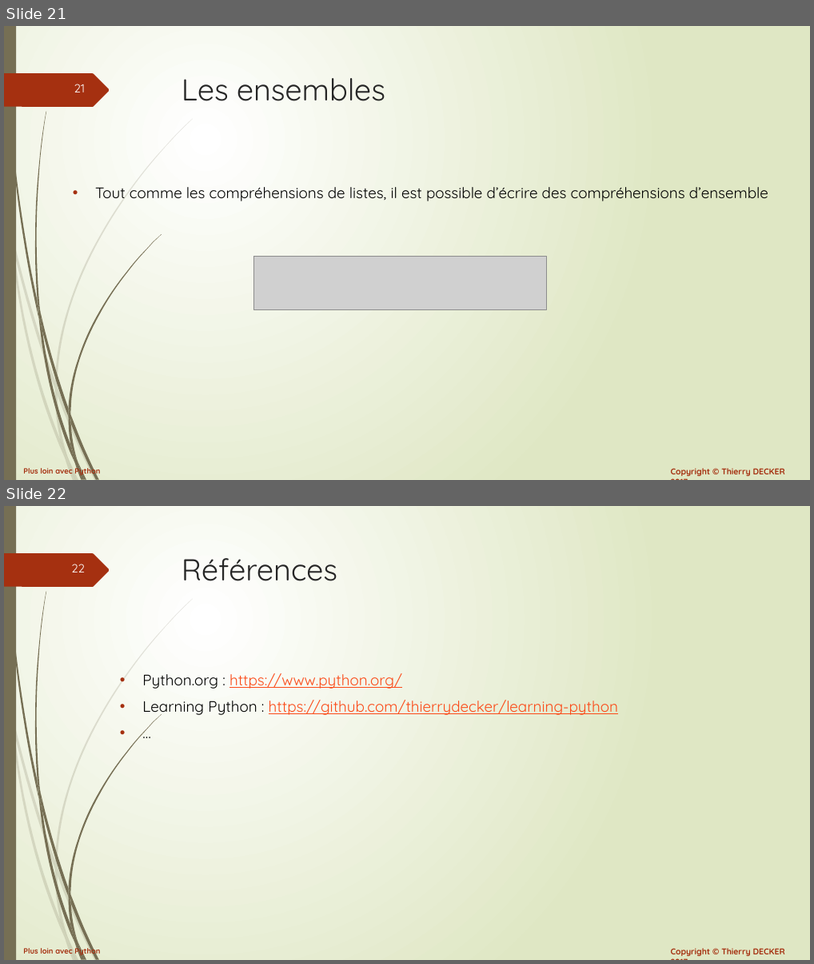
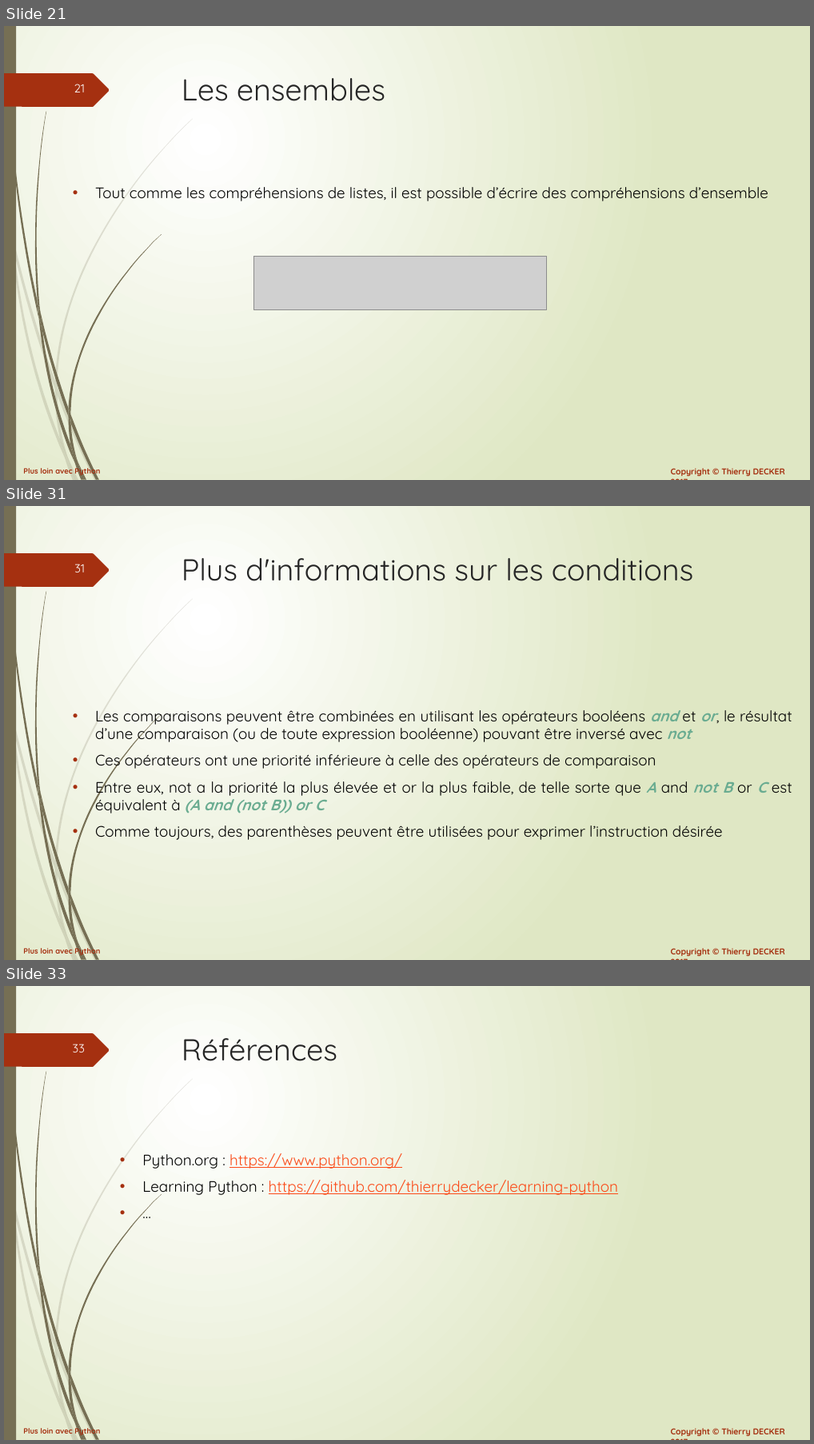
Before and after one commit to VikmanTheRacoon/learning-python, a slide deck: documentations/python-102.pptx. Shown one above the other, each under a label of ours: slides 21 and 22 before the commit, slides 21, 31 and 33 after it; the slides between them are not shown. The pictures are 814x964 and 814x1444 pixels, drawn with LibreOffice and Linux fonts; fonts in the diff are those of the drawing; grey boxes stand for pictures. Boxes give left, top, right and bottom in pixels: in the first picture for what was removed or moved away, otherwise in the second. Text is boxed around its words. In the diff, an @@ line names an element or a change of style, - is before the commit and + after.

```diff
--- a/documentations/python-102.pptx
+++ b/documentations/python-102.pptx
@@ slide 31 added at (4,506,810,960), background gradient #FFFFFF to #DFE8C4; not listed: 27 template elements that a slide beside it also shows @@
@@ title added at (182,558,694,581), 36 pt, text #262626 @@
+Plus d'informations sur les conditions
@@ text added at (95,710,793,840), 18 pt, text #000000 @@
+• Les comparaisons peuvent être combinées en utilisant les opérateurs booléens and et or, le résultat d’une comparaison (ou de toute expression booléenne) pouvant être inversé avec not
+• Ces opérateurs ont une priorité inférieure à celle des opérateurs de comparaison
+• Entre eux, not a la priorité la plus élevée et or la plus faible, de telle sorte que A and not B or C est équivalent à (A and (not B)) or C
+• Comme toujours, des parenthèses peuvent être utilisées pour exprimer l’instruction désirée
@@ what was slide 22 is now slide 33 @@
@@ page number at (73,1044,85,1052): text changed @@
-22
+33
```
Also in this commit, not shown: 10 other slides added, 1 other file.
